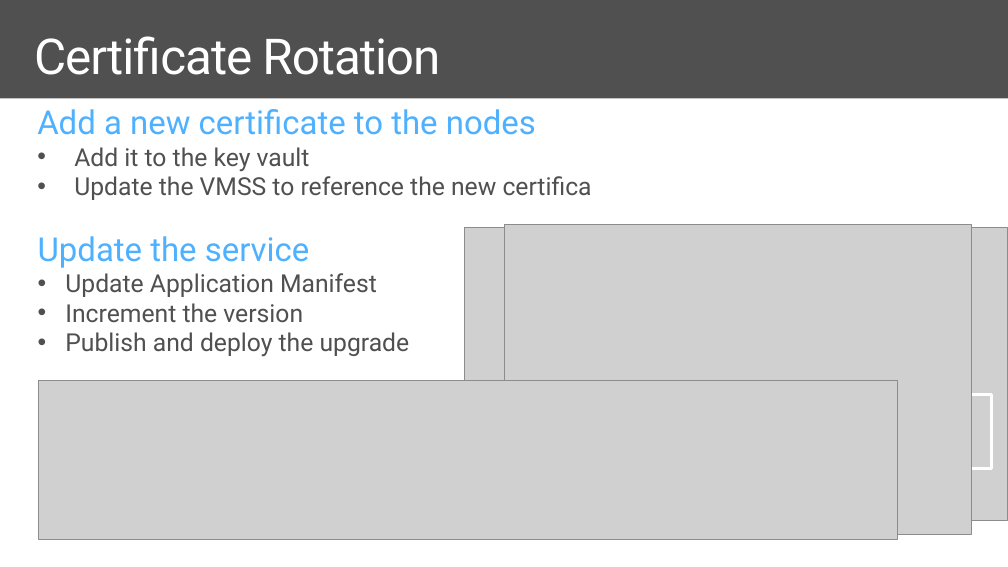
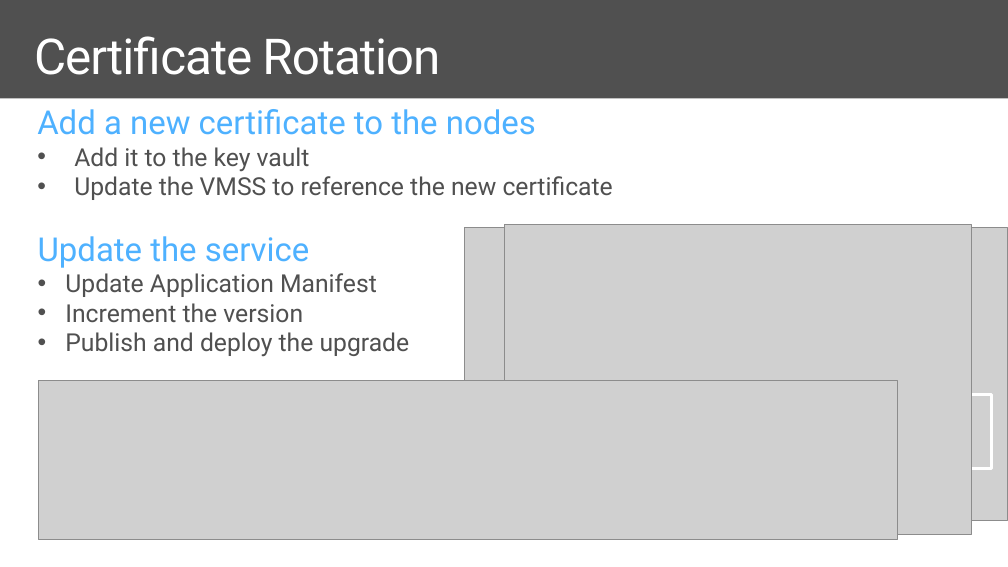
Before and after one commit to brentstineman/PersonalStuff, a slide deck: slide 23 of Presentations/Service Fabric/ServiceFabric - Real World.pptx. Drawn at 1008x567 pixels with LibreOffice and Linux fonts; fonts in the diff are those of the drawing; grey boxes stand for pictures. Boxes give left, top, right and bottom in pixels: in the first picture for what was removed or moved away, otherwise in the second. Text is boxed around its words. In the diff, an @@ line names an element or a change of style, - is before the commit and + after.

```diff
--- a/Presentations/Service Fabric/ServiceFabric - Real World.pptx
+++ b/Presentations/Service Fabric/ServiceFabric - Real World.pptx
@@ text at (74,176,613,200): text colour #FFFFFF to #505050 in "certificate" @@
```
Also in this commit, not shown: 3 other slides changed, 1 other file.
